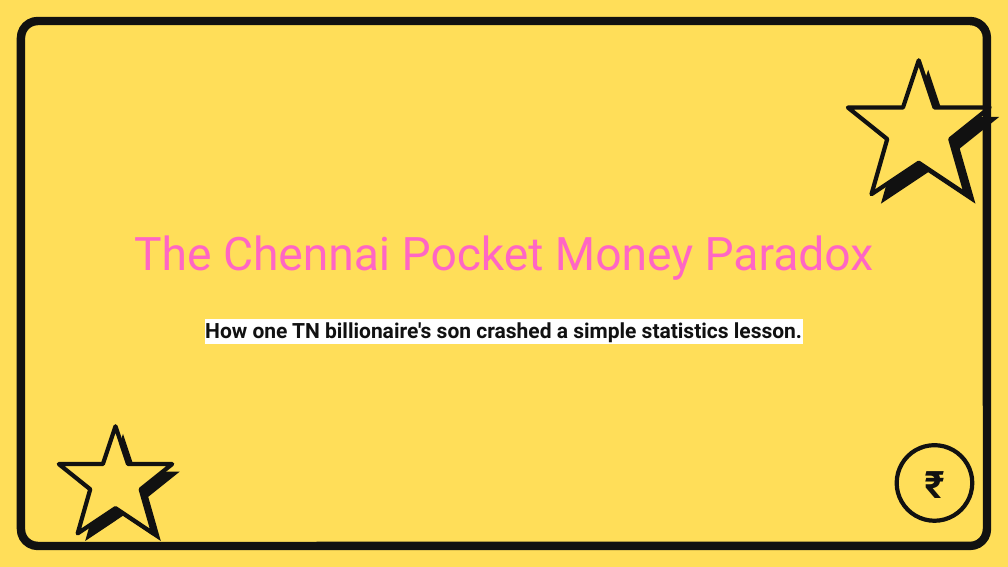
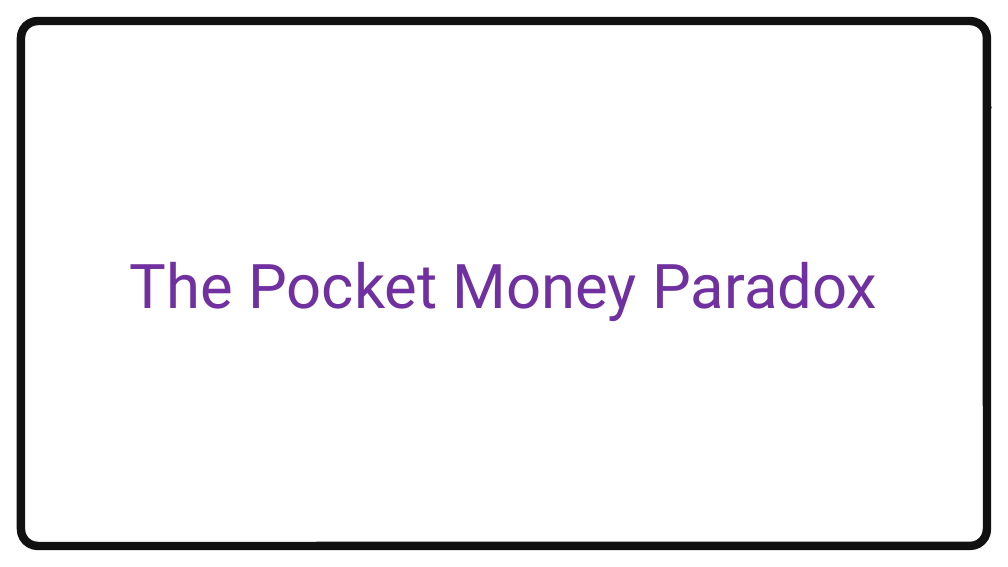
Before and after one commit to brinda-25/workshop, a slide deck: slide 1 of Day1/mean_vs_median.pptx. Drawn at 1008x567 pixels with LibreOffice and Linux fonts; fonts in the diff are those of the drawing. Boxes give left, top, right and bottom in pixels: in the first picture for what was removed or moved away, otherwise in the second. Text is boxed around its words. In the diff, an @@ line names an element or a change of style, - is before the commit and + after.

```diff
--- a/Day1/mean_vs_median.pptx
+++ b/Day1/mean_vs_median.pptx
@@ rounded rectangle at box(21, 21, 987, 546): fill none to #FFFFFF @@
@@ freeform shape at box(848, 60, 990, 195): fill #FFDE59 to #FFFFFF @@
@@ freeform shape at box(858, 70, 1000, 204): fill #111111 to #FFFFFF @@
@@ text at box(130, 262, 877, 321): text changed; size 15 to 44 pt; text colour #111111 to #7030A0; bold off @@
-The Chennai Pocket Money Paradox
-How one TN billionaire's son crashed a simple statistics lesson.
+The Pocket Money Paradox
@@ group removed at box(0, 0, 1008, 566): 2 freeform shapes, 1 rectangle, 1 ellipse, 1 text @@
-₹
```
Also in this commit, not shown: 3 other slides changed, 1 slide added.
